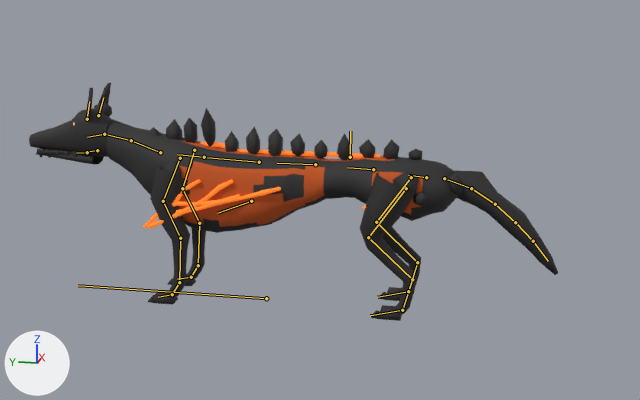
A saved change to the glTF model content/art/models/cinder_hound.glb.
Camera for both pictures: a camera (50 mm lens) standing at (-2.927, -0.78, 1.108) and looking at (0.006, -0.194, 0.375). Every picture has the same lights, and +X, +Y and +Z are marked at lower left. The picture after the commit comes second. The bones that change, and the others that lie on the model, are drawn over the model as lines.

The first picture shows 'body', 'cracks', 'slag'.
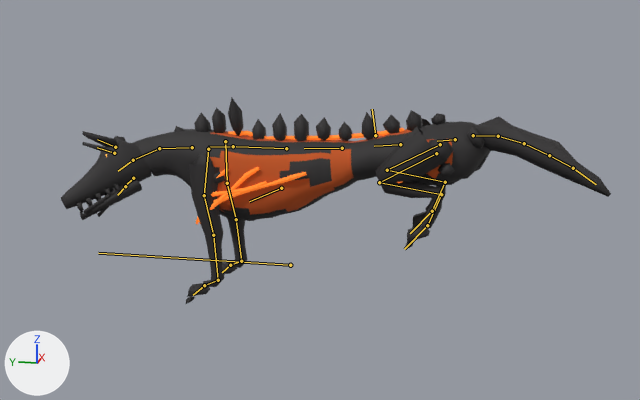
The newer file adds an action. The first version stands in its rest pose; the second is drawn at frame 20 of the action 'bite'.

Boxes (x1, y1, x2, y2) around the edits, measured in the pictures (640 x 400 px):
'body', posed (21% shorter)
    before: (29, 83, 558, 321)
    after: (61, 117, 611, 304)
'slag', posed (17% shorter)
    before: (94, 102, 463, 206)
    after: (113, 97, 485, 183)
'cracks', posed (12% narrower, 10% taller)
    before: (143, 142, 380, 229)
    after: (196, 128, 404, 224)
bone 'root', root to tip
    before: (266, 298) to (78, 285)
    after: (290, 265) to (98, 253)
bone 'pelvis', root to tip
    before: (426, 177) to (408, 175)
    after: (455, 139) to (437, 141)
bone 'spine_01', root to tip
    before: (373, 169) to (347, 167)
    after: (400, 144) to (374, 146)
bone 'spine_02', root to tip
    before: (315, 164) to (277, 163)
    after: (342, 148) to (304, 148)
bone 'chest', root to tip
    before: (204, 157) to (177, 154)
    after: (233, 146) to (208, 147)
bone 'neck_01', root to tip
    before: (160, 152) to (131, 140)
    after: (192, 147) to (159, 148)
bone 'neck_02', root to tip
    before: (131, 140) to (104, 134)
    after: (159, 148) to (133, 160)
bone 'head', root to tip
    before: (104, 134) to (87, 137)
    after: (133, 160) to (118, 171)
bone 'jaw', root to tip
    before: (97, 150) to (87, 151)
    after: (133, 178) to (125, 186)
bone 'tongue', root to tip
    before: (87, 152) to (76, 153)
    after: (125, 186) to (117, 195)
bone 'ear_l', root to tip
    before: (87, 119) to (89, 101)
    after: (115, 147) to (97, 139)
bone 'ear_r', root to tip
    before: (98, 115) to (103, 97)
    after: (114, 153) to (97, 147)
bone 'scapula_l', root to tip
    before: (180, 158) to (163, 201)
    after: (208, 149) to (204, 195)
bone 'upperarm_l', root to tip
    before: (163, 201) to (180, 238)
    after: (204, 195) to (213, 235)
bone 'lowerarm_l', root to tip
    before: (180, 238) to (179, 282)
    after: (213, 235) to (218, 280)
bone 'hand_l', root to tip
    before: (179, 282) to (172, 294)
    after: (218, 280) to (204, 285)
bone 'finger_l', root to tip
    before: (172, 294) to (158, 297)
    after: (204, 285) to (193, 295)
bone 'scapula_r', root to tip
    before: (194, 150) to (182, 188)
    after: (225, 141) to (227, 183)
bone 'upperarm_r', root to tip
    before: (182, 188) to (199, 223)
    after: (227, 183) to (236, 219)
bone 'lowerarm_r', root to tip
    before: (199, 223) to (198, 265)
    after: (236, 219) to (241, 261)
bone 'hand_r', root to tip
    before: (198, 265) to (191, 277)
    after: (241, 261) to (230, 265)
bone 'finger_r', root to tip
    before: (191, 277) to (177, 279)
    after: (230, 265) to (222, 272)
bone 'thigh_l', root to tip
    before: (406, 188) to (368, 237)
    after: (436, 153) to (379, 182)
bone 'calf_l', root to tip
    before: (368, 237) to (412, 279)
    after: (379, 182) to (441, 194)
bone 'foot_l', root to tip
    before: (412, 279) to (402, 310)
    after: (441, 194) to (427, 225)
bone 'toe_l', root to tip
    before: (402, 310) to (370, 315)
    after: (427, 225) to (404, 249)
bone 'thigh_r', root to tip
    before: (411, 177) to (376, 222)
    after: (440, 144) to (387, 170)
bone 'calf_r', root to tip
    before: (376, 222) to (417, 262)
    after: (387, 170) to (445, 182)
bone 'foot_r', root to tip
    before: (417, 262) to (408, 291)
    after: (445, 182) to (432, 211)
bone 'toe_r', root to tip
    before: (408, 291) to (377, 297)
    after: (432, 211) to (410, 233)
bone 'tail_01', root to tip
    before: (444, 178) to (471, 188)
    after: (473, 135) to (498, 136)

The edits, one by one:
Bone 'root' (bone_root) moves from (0.0, 0.0, 0.0) to (0.0, -0.09, 0.133).
Bone 'pelvis' (bone_pelvis) turns from (0, 0, 0) to (-14, 0, 0) degrees about its own x, y and z.
Bone 'spine_01' (bone_spine_01) turns from (0, 0, 0) to (6, 0, 0) degrees about its own x, y and z.
Bone 'spine_02' (bone_spine_02) turns from (0, 0, 0) to (4, 0, -6) degrees about its own x, y and z.
Bone 'chest' (bone_chest) turns from (0, 0, 0) to (-4, 0, 0) degrees about its own x, y and z.
Bone 'neck_01' (bone_neck_01) turns from (0, 0, 0) to (-13, 5, 15) degrees about its own x, y and z.
Bone 'neck_02' (bone_neck_02) turns from (0, 0, 0) to (-12, 3, 16) degrees about its own x, y and z.
Bone 'head' (bone_head) turns from (0, 0, 0) to (10, 10, 14) degrees about its own x, y and z.
Bone 'jaw' (bone_jaw) turns from (0, 0, 0) to (-8, 0, 0) degrees about its own x, y and z.
Bone 'tongue' (bone_tongue) turns from (0, 0, 0) to (-8, 0, 0) degrees about its own x, y and z.
Bone 'ear_l' (bone_ear_l) turns from (0, 0, 0) to (-58, 3, -18) degrees about its own x, y and z.
Bone 'ear_r' (bone_ear_r) turns from (0, 0, 0) to (-58, -3, 18) degrees about its own x, y and z.
Bone 'scapula_l' (bone_scapula_l) turns from (0, 0, 0) to (-10, 2, 1) degrees about its own x, y and z.
Bone 'upperarm_l' (bone_upperarm_l) turns from (0, 0, 0) to (30, -9, -4) degrees about its own x, y and z.
Bone 'lowerarm_l' (bone_lowerarm_l) turns from (0, 0, 0) to (-20, 0, 0) degrees about its own x, y and z.
Bone 'hand_l' (bone_hand_l) turns from (0, 0, 0) to (40, 0, 0) degrees about its own x, y and z.
Bone 'finger_l' (bone_finger_l) turns from (0, 0, 0) to (-60, 0, 0) degrees about its own x, y and z.
Bone 'scapula_r' (bone_scapula_r) turns from (0, 0, 0) to (-10, -2, -1) degrees about its own x, y and z.
Bone 'upperarm_r' (bone_upperarm_r) turns from (0, 0, 0) to (30, 9, 4) degrees about its own x, y and z.
Bone 'lowerarm_r' (bone_lowerarm_r) turns from (0, 0, 0) to (-20, 0, 0) degrees about its own x, y and z.
Bone 'hand_r' (bone_hand_r) turns from (0, 0, 0) to (40, 0, 0) degrees about its own x, y and z.
Bone 'finger_r' (bone_finger_r) turns from (0, 0, 0) to (-60, 0, 0) degrees about its own x, y and z.
Bone 'thigh_l' (bone_thigh_l) turns from (0, 0, 0) to (40, -2, -2) degrees about its own x, y and z.
Bone 'calf_l' (bone_calf_l) turns from (0, 0, 0) to (-60, -3, -2) degrees about its own x, y and z.
Bone 'foot_l' (bone_foot_l) turns from (0, 0, 0) to (40, 0, 0) degrees about its own x, y and z.
Bone 'toe_l' (bone_toe_l) turns from (0, 0, 0) to (-40, 0, 0) degrees about its own x, y and z.
Bone 'thigh_r' (bone_thigh_r) turns from (0, 0, 0) to (40, 2, 2) degrees about its own x, y and z.
Bone 'calf_r' (bone_calf_r) turns from (0, 0, 0) to (-60, 3, 2) degrees about its own x, y and z.
Bone 'foot_r' (bone_foot_r) turns from (0, 0, 0) to (40, 0, 0) degrees about its own x, y and z.
Bone 'toe_r' (bone_toe_r) turns from (0, 0, 0) to (-40, 0, 0) degrees about its own x, y and z.
Bone 'tail_01' (bone_tail_01) turns from (0, 0, 0) to (-9, 10, 31) degrees about its own x, y and z.
